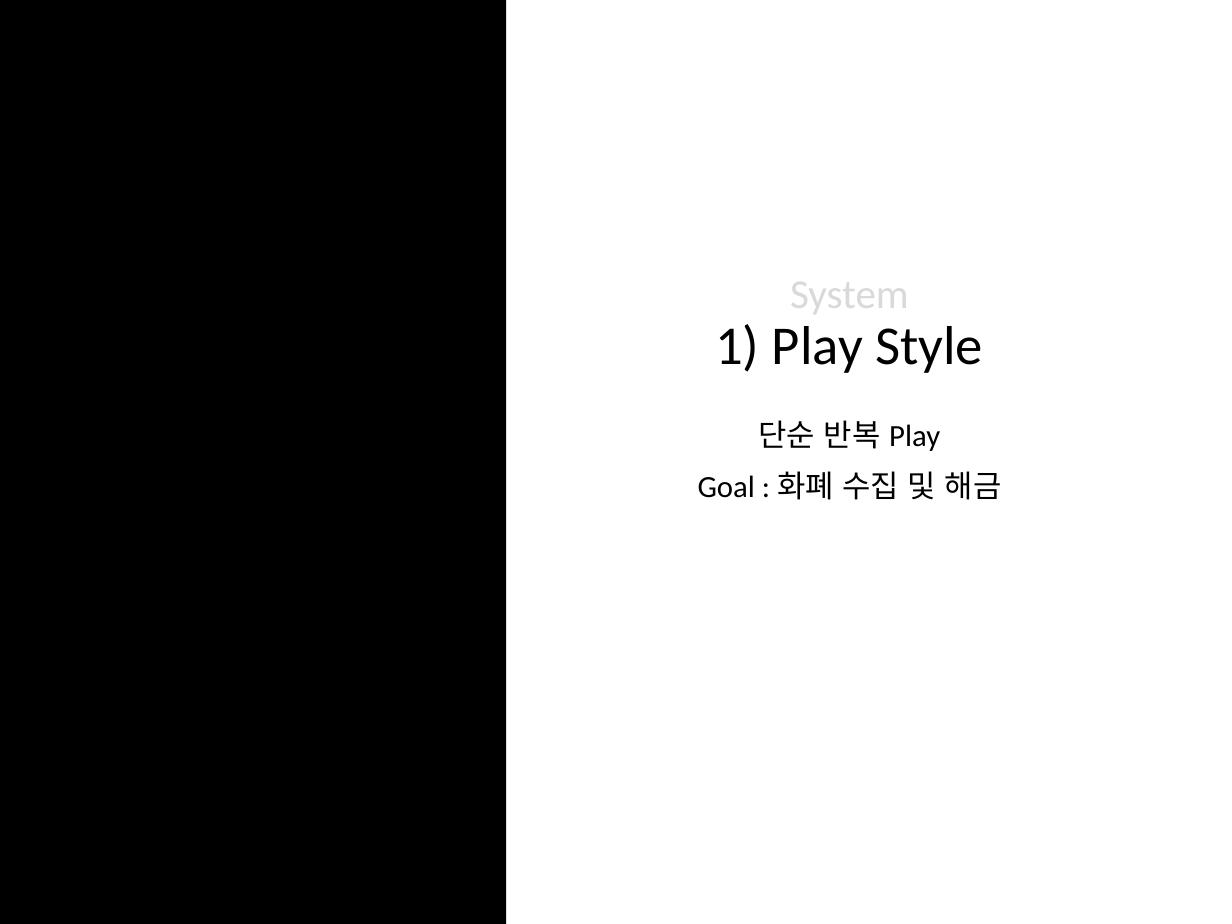
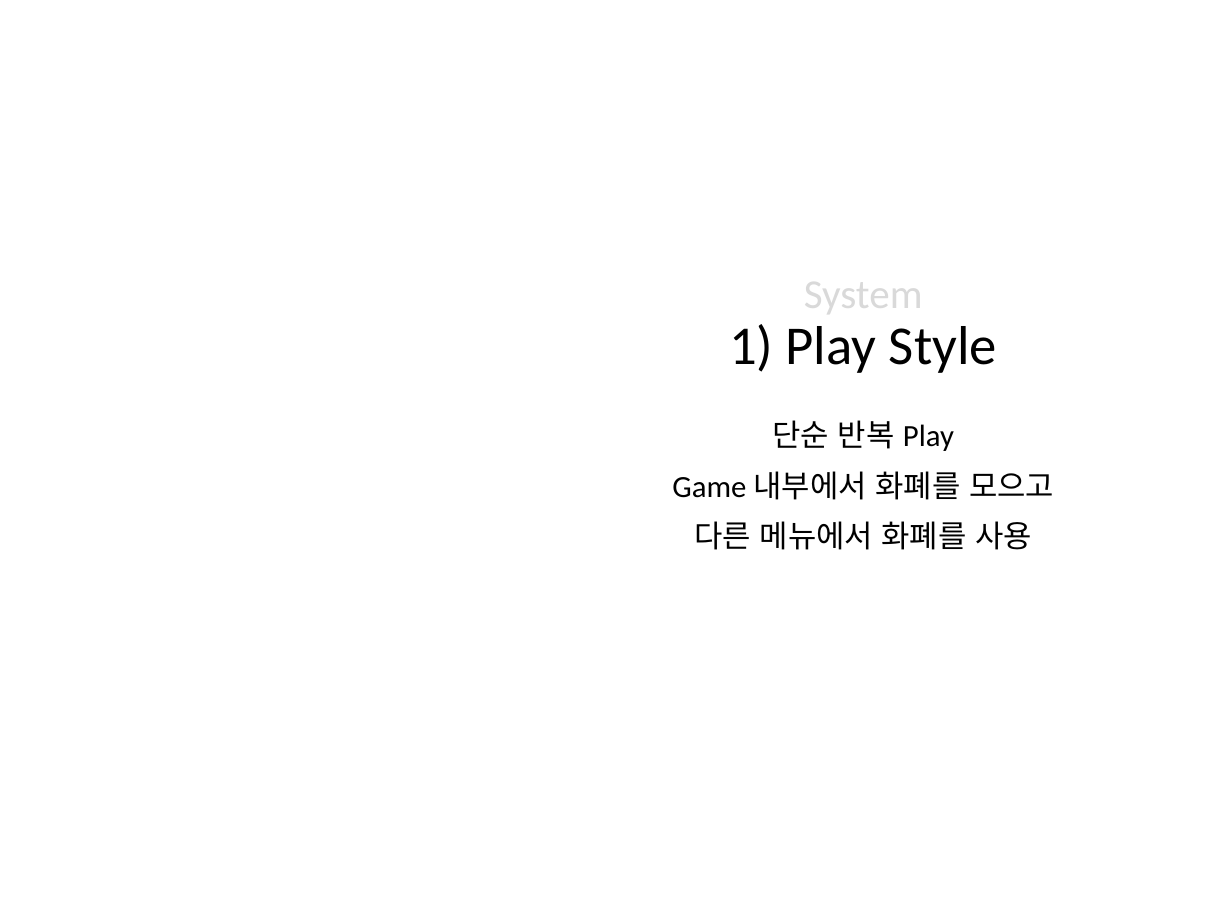
Before and after one commit to YangHun/Catdog-Line2016-D, a slide deck: slide 4 of Documentation/D.pptx. Drawn at 1232x924 pixels with LibreOffice and Linux fonts; fonts in the diff are those of the drawing; background and template pictures are left out. Boxes give left, top, right and bottom in pixels: in the first picture for what was removed or moved away, otherwise in the second. Text is boxed around its words. In the diff, an @@ line names an element or a change of style, - is before the commit and + after.

```diff
--- a/Documentation/D.pptx
+++ b/Documentation/D.pptx
@@ rectangle removed at bbox=[0, 0, 506, 924] @@
@@ title "System 1) Play Style": place and size @@
-title "System 1) Play Style" at bbox=[715, 269, 983, 373]
+title "System 1) Play Style" at bbox=[729, 269, 997, 373]
@@ text "단순 반복 Play": place and size @@
-text "단순 반복 Play" at bbox=[698, 420, 1002, 500]
+text "단순 반복 Play" at bbox=[672, 420, 1054, 550]
@@ text at bbox=[672, 471, 1054, 550]: text changed @@
-Goal : 화폐 수집 및 해금
+Game 내부에서 화폐를 모으고
+다른 메뉴에서 화폐를 사용
```
Also in this commit, not shown: 4 other slides changed, 4 slides added, 1 slide removed.
